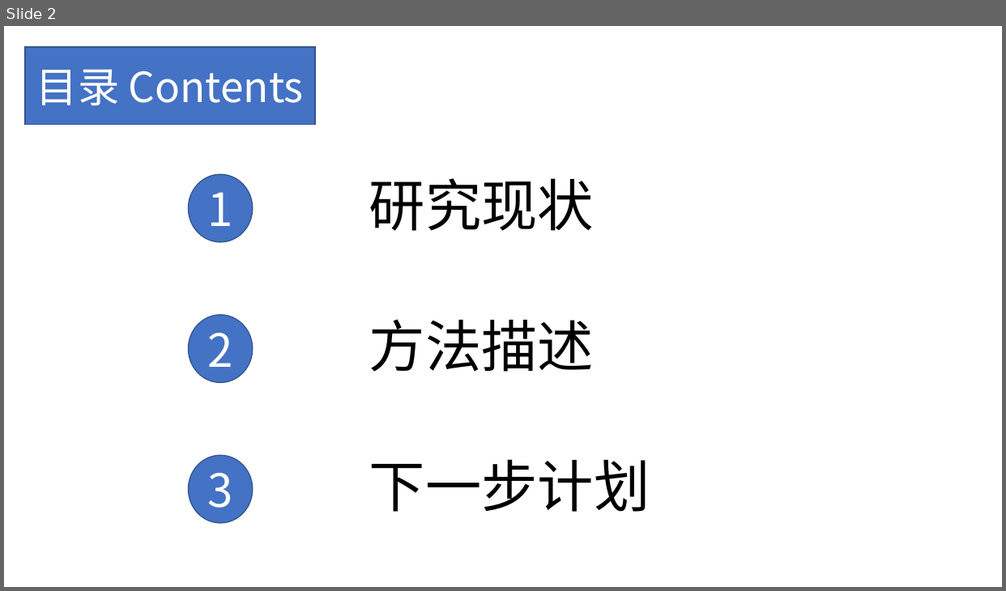
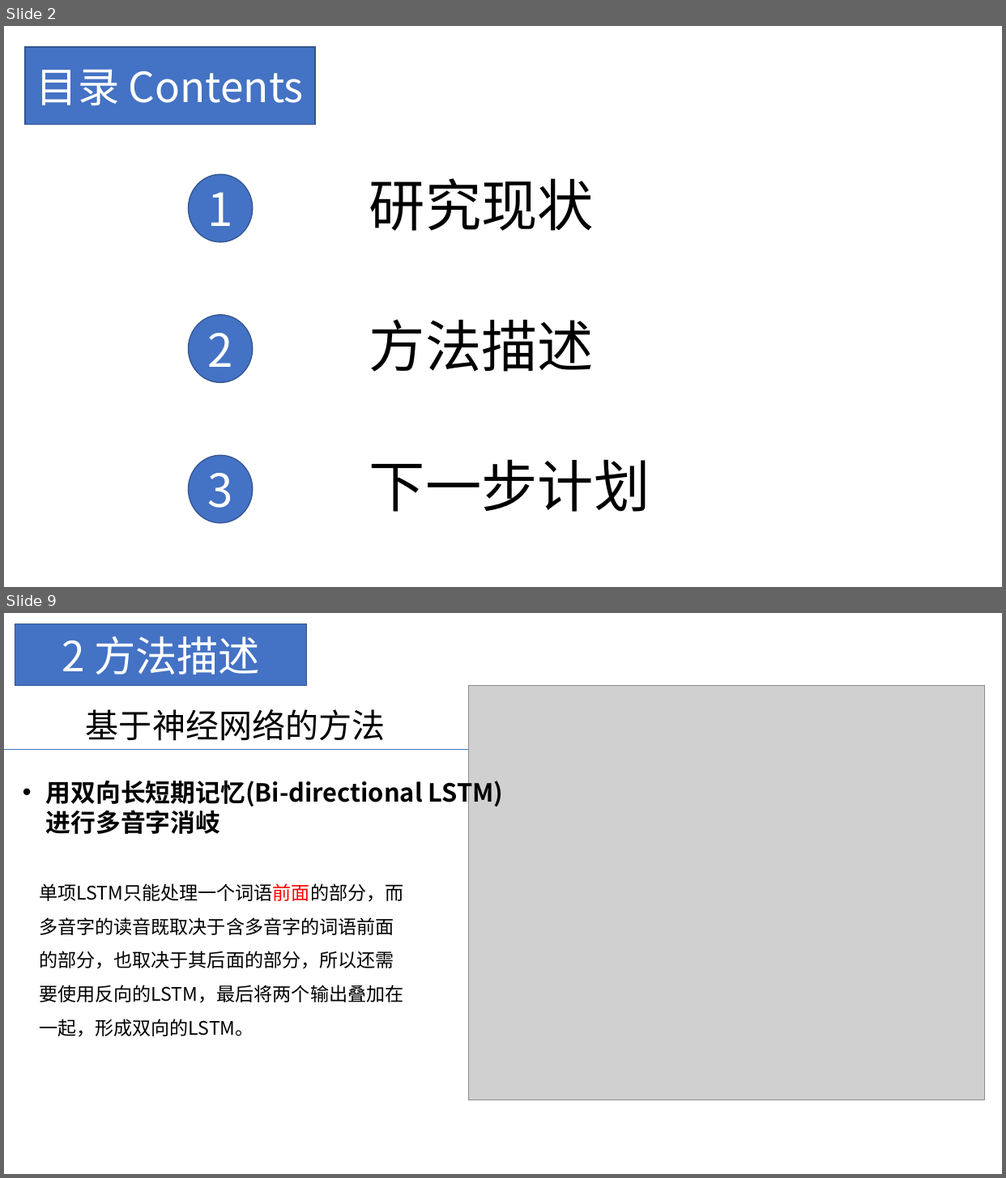
Before and after one commit to hjzin/PolyphoneDisambiguation, a slide deck: presentations/问题理解.pptx. Shown one above the other, each under a label of ours: slide 2 before the commit, slides 2 and 9 after it; the slides between them are not shown. The pictures are 1006x591 and 1006x1178 pixels, drawn with LibreOffice and Linux fonts; fonts in the diff are those of the drawing; grey boxes stand for pictures. Boxes give left, top, right and bottom in pixels: in the first picture for what was removed or moved away, otherwise in the second. Text is boxed around its words. In the diff, an @@ line names an element or a change of style, - is before the commit and + after.

```diff
--- a/presentations/问题理解.pptx
+++ b/presentations/问题理解.pptx
@@ slide 9 added at <box>4,613,1002,1174</box>, background #FFFFFF @@
@@ rectangle added at <box>15,624,307,686</box>, fill #4472C4, outline #325491 1 pt, 40 pt, text #FFFFFF @@
+2 方法描述
@@ text added at <box>86,709,386,741</box>, 32 pt, text #000000 @@
+基于神经网络的方法
@@ picture added at <box>469,686,985,1101</box> @@
@@ line added from (4, 749) to (469, 749), #4472C4 0.5 pt @@
@@ text added at <box>46,776,504,834</box>, 24 pt, text #000000, bold @@
+• 用双向长短期记忆(Bi-directional LSTM)进行多音字消岐
@@ text added at <box>39,884,403,1037</box>, 18 pt, text #000000 @@
+单项LSTM只能处理一个词语前面的部分，而多音字的读音既取决于含多音字的词语前面的部分，也取决于其后面的部分，所以还需要使用反向的LSTM，最后将两个输出叠加在一起，形成双向的LSTM。
```
Also in this commit, not shown: 1 slide changed, 9 other slides added, 1 slide removed.
